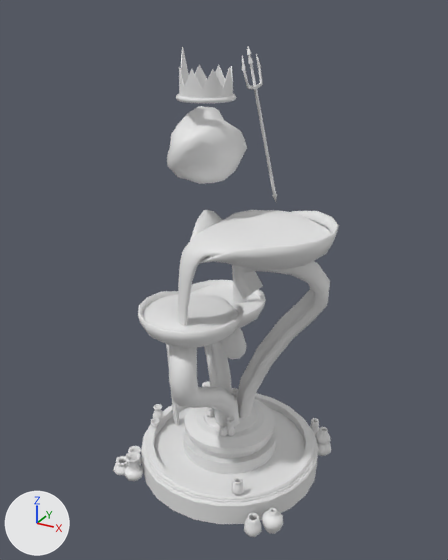
What one commit did to the FBX model Assets/TDTK/Prefabs/Towers/Mesh/water_tower_lvl_trois.fbx.
Before and after are seen from a 50 mm camera at (0.972, -1.814, 1.707) aimed at (-0.014, -0.022, 0.811). Arrows for +X, +Y and +Z are at lower left; the lights stay in place. Where no turn or scale is listed for an object, it has been applied to the vertices.

The older version as bpy lines, for what is in view:
```python
me_circle_130 = bpy.data.meshes.new('Circle.130')
me_circle_130.from_pydata(...)  # 3356 vertices, 3132 faces; spans x -0.389..0.389, y -0.357..0.357, z -0.541..0.541
me_circle_130.materials.append(mat_water_tower_lvl_trois_base)  # white #e7e7e7
me_circle_132 = bpy.data.meshes.new('Circle.132')
me_circle_132.from_pydata(...)  # 401 vertices, 329 faces; spans x -0.345..0.345, y -0.326..0.326, z -0.494..0.494
me_circle_132.materials.append(mat_water_tower_lvl_trois_eau)  # white #e7e7e7
me_cube_057 = bpy.data.meshes.new('Cube.057')
me_cube_057.from_pydata(...)  # 381 vertices, 372 faces; spans x -0.145..0.145, y -0.228..0.228, z -0.275..0.275
me_cube_057.materials.append(mat_water_tower_lvl_trois_elementaire)  # white #e7e7e7
ob_boulasse = bpy.data.objects.new('boulasse', me_cube_057)
ob_boulasse.location = (-0.076, 0.074, 1.316)
ob_eau_001 = bpy.data.objects.new('eau.001', me_circle_132)
ob_eau_001.location = (0.039, -0.02, 0.557)
ob_tour_002 = bpy.data.objects.new('tour.002', me_circle_130)
ob_tour_002.location = (0.01, -0.002, 0.537)
```
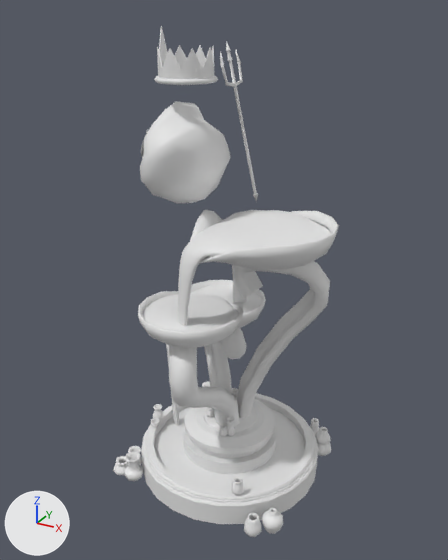
Pixel boxes [x1, y1, x2, y2] of what changed, in the pictures (448 x 560 px; the box of a moved part takes in the faces that stretch with it):
```json
{"object": "boulasse", "change": "reshaped, moved", "before": [167, 46, 277, 202], "after": [140, 26, 258, 203], "on screen": "7% wider, 13% taller"}
{"part": 1, "of": "me_cube_057", "change": "moved or reshaped", "before": [179, 47, 233, 98], "after": [157, 26, 214, 79]}
{"part": 2, "of": "me_cube_057", "change": "moved or reshaped", "before": [176, 94, 237, 103], "after": [154, 75, 218, 85]}
{"part": 3, "of": "me_cube_057", "change": "moved or reshaped", "before": [242, 46, 277, 202], "after": [220, 41, 258, 201]}
{"part": 4, "of": "me_cube_057", "change": "added", "after": [140, 101, 230, 203]}
{"part": 5, "of": "me_cube_057", "change": "deleted", "before": [167, 106, 247, 184]}
```

Edits to the scene script, one JSON object a line:
```json
{"block": "me_cube_057", "where": "# used by ob_boulasse; location = (-0.076, 0.074, 1.316)"}
{"op": "remove", "block": "me_cube_057", "code": "me_cube_057.from_pydata(...)  # 381 vertices, 372 faces; spans x -0.145..0.145, y -0.228..0.228, z -0.275..0.275"}
{"op": "add", "block": "me_cube_057", "code": "me_cube_057.from_pydata(...)  # 423 vertices, 396 faces; spans x -0.273..0.02, y -0.282..0.237, z -0.286..0.338"}
{"block": "me_cube_057", "change": "me_cube_057 part 1: the loose piece of 64 vertices spanning x -0.103..0.073, y -0.164..0.012, z 0.131..0.275 is scaled about its middle by 1.04, then moved by (-0.096, -0.034, 0.06)"}
{"block": "me_cube_057", "change": "me_cube_057 part 2: the loose piece of 96 vertices spanning x -0.115..0.085, y -0.176..0.024, z 0.114..0.131 is scaled about its middle by 1.04, then moved by (-0.096, -0.034, 0.057)"}
{"block": "me_cube_057", "change": "me_cube_057 part 3: the loose piece of 110 vertices spanning x 0.012..0.145, y 0.095..0.228, z -0.275..0.273 is scaled about its middle by 1.04, then moved by (-0.127, 0.006, 0.0)"}
{"block": "me_cube_057", "change": "me_cube_057 part 4: a new loose piece of 98 vertices spanning x -0.271..-0.002, y -0.282..0.055, z -0.238..0.104, in mat_water_tower_lvl_trois_elementaire (white #e7e7e7)"}
{"block": "me_cube_057", "change": "me_cube_057 part 5: 98 vertices removed from x -0.145..0.093, y -0.228..0.07, z -0.166..0.088"}
{"op": "set", "path": "ob_boulasse.location", "old": "(-0.076, 0.074, 1.316)", "new": "(-0.034, 0.074, 1.316)"}
```
